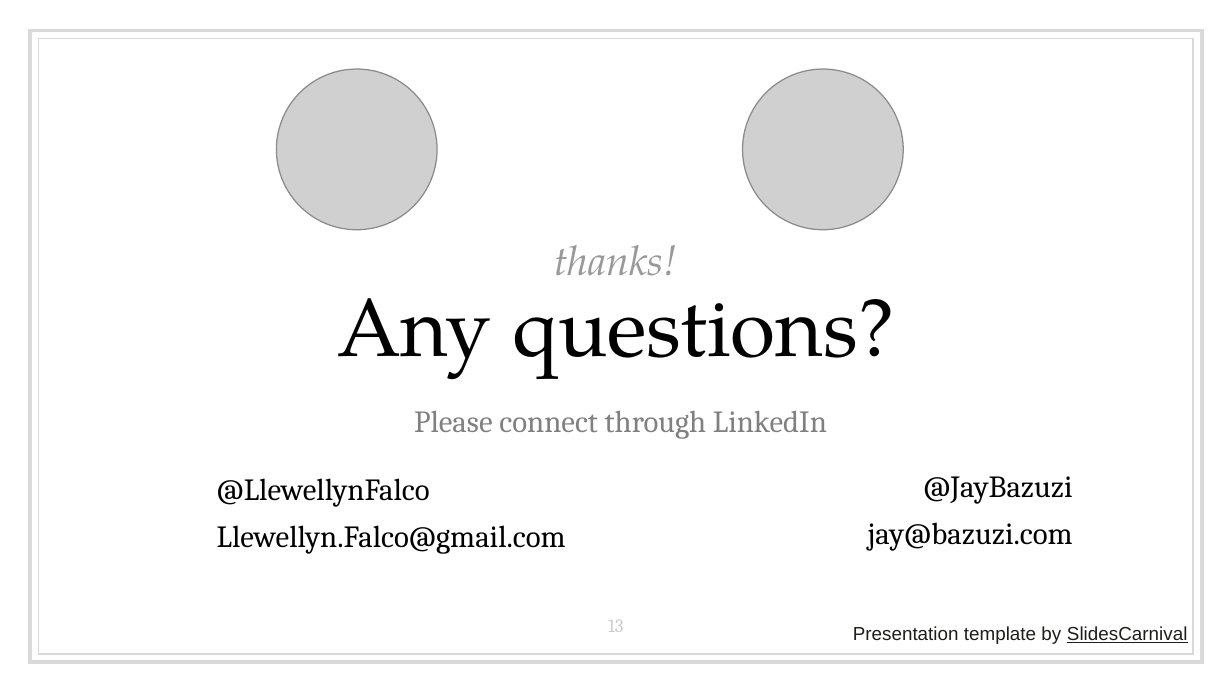
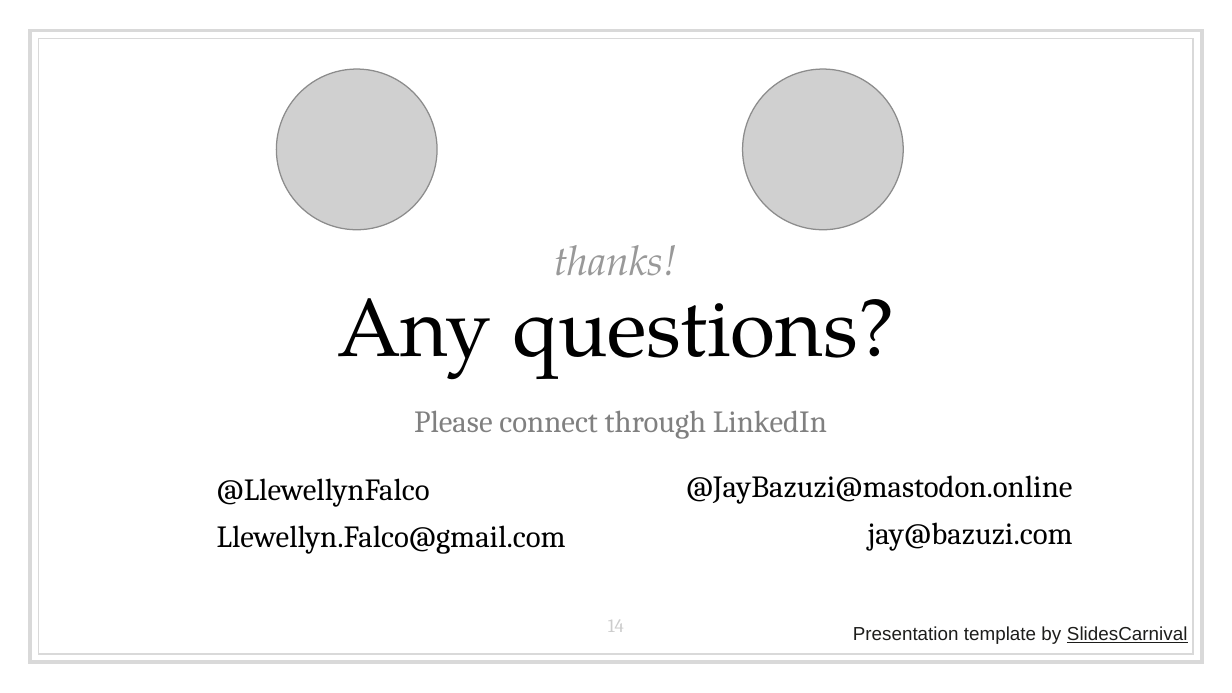
Before and after one commit to LearnWithLlew/RefactoringToCleanerCode.Slides, a slide deck: slide 14 of RefactoringToCleanerCode-In Person.pptx (slide 13 before the commit). Drawn at 1232x693 pixels with LibreOffice and Linux fonts; fonts in the diff are those of the drawing; grey boxes stand for pictures. Boxes give left, top, right and bottom in pixels: in the first picture for what was removed or moved away, otherwise in the second. Text is boxed around its words. In the diff, an @@ line names an element or a change of style, - is before the commit and + after.

```diff
--- a/RefactoringToCleanerCode-In Person.pptx
+++ b/RefactoringToCleanerCode-In Person.pptx
@@ text "@JayBazuzi@mastodon.online" moved from (x1=868, y1=476, x2=1073, y2=551) to (x1=686, y1=475, x2=1073, y2=551) @@
@@ text at (x1=686, y1=475, x2=1072, y2=504): text changed @@
-@JayBazuzi
+@JayBazuzi@mastodon.online
@@ page number at (x1=608, y1=620, x2=624, y2=632): text changed @@
-13
+14
```
Also in this commit, not shown: 2 other slides changed, 1 slide added, 1 other file.
